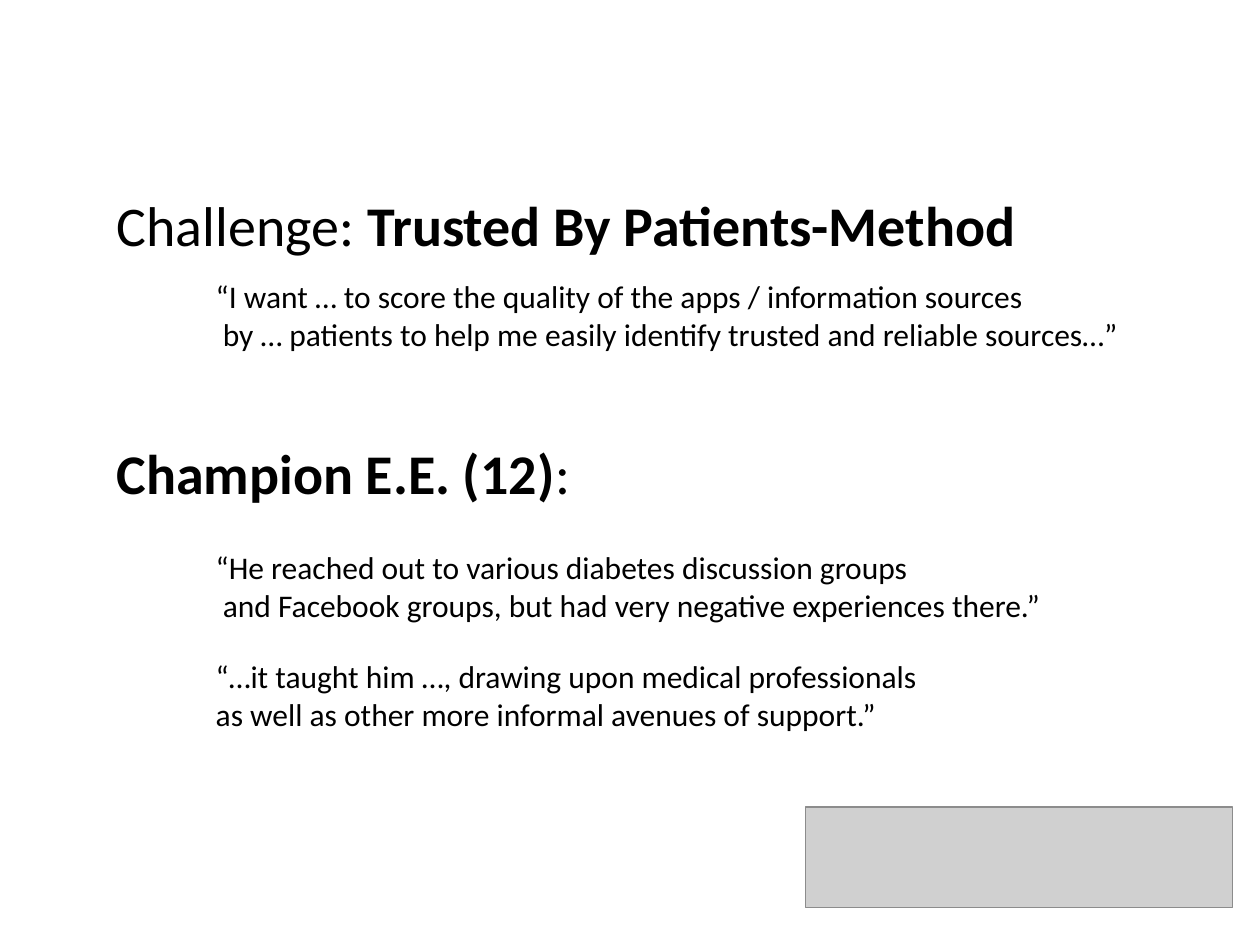
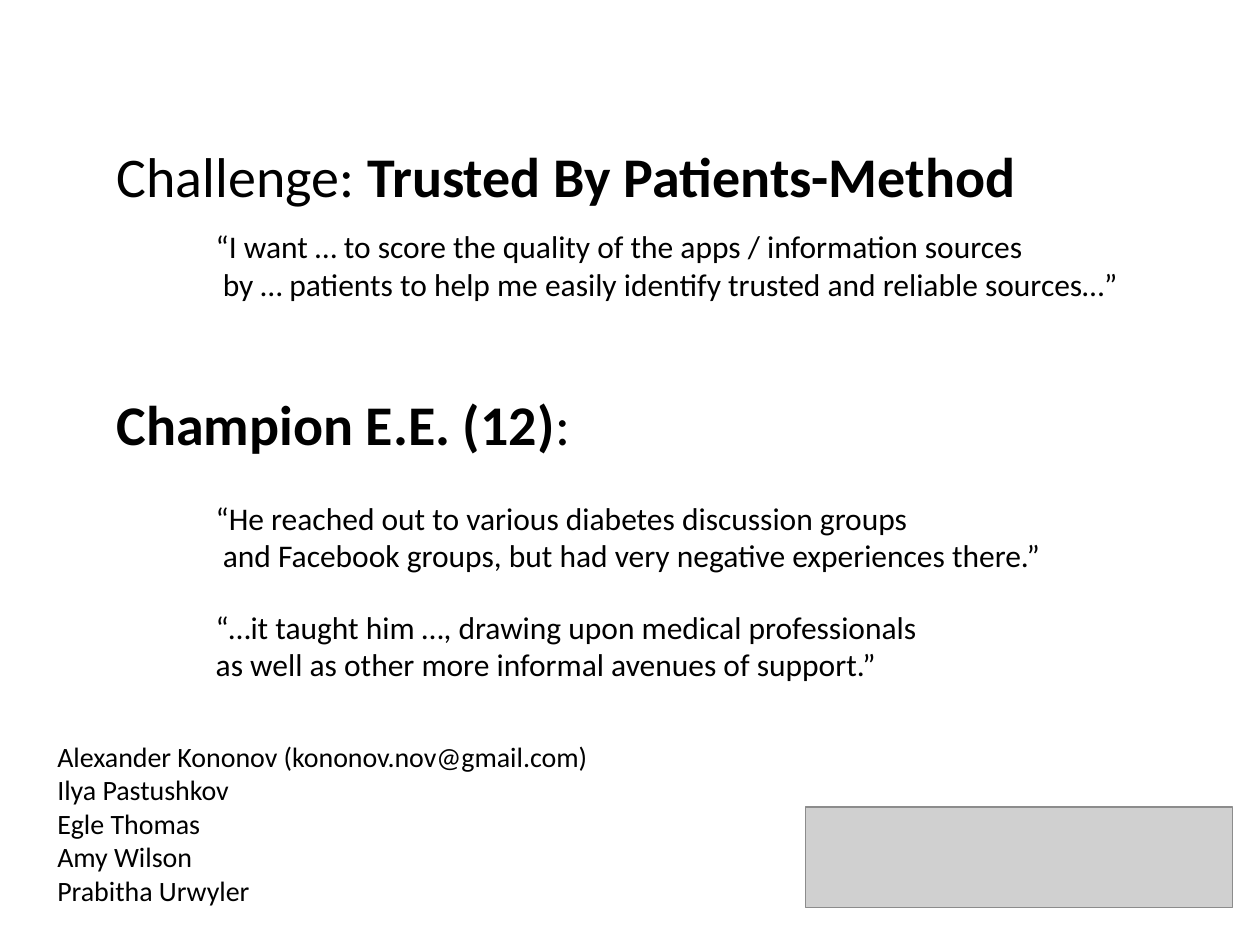
Before and after one commit to AlexanderKononov/DocRefConsulter, a slide deck: slide 2 of pitch/deck_pitch.pptx. Drawn at 1260x945 pixels with LibreOffice and Linux fonts; fonts in the diff are those of the drawing; grey boxes stand for pictures. Boxes give left, top, right and bottom in pixels: in the first picture for what was removed or moved away, otherwise in the second. Text is boxed around its words. In the diff, an @@ line names an element or a change of style, - is before the commit and + after.

```diff
--- a/pitch/deck_pitch.pptx
+++ b/pitch/deck_pitch.pptx
@@ 5 texts: place and size @@
-5 texts at [116, 206, 1117, 731]
+5 texts at [116, 157, 1117, 681]
@@ text added at [57, 746, 587, 906], 16 pt, text #000000 @@
+Alexander Kononov (kononov.nov@gmail.com)
+Ilya Pastushkov
+Egle Thomas
+Amy Wilson
+Prabitha Urwyler
```
Also in this commit, not shown: 1 other slide changed, 1 slide added, 1 slide removed, 11 other files.
